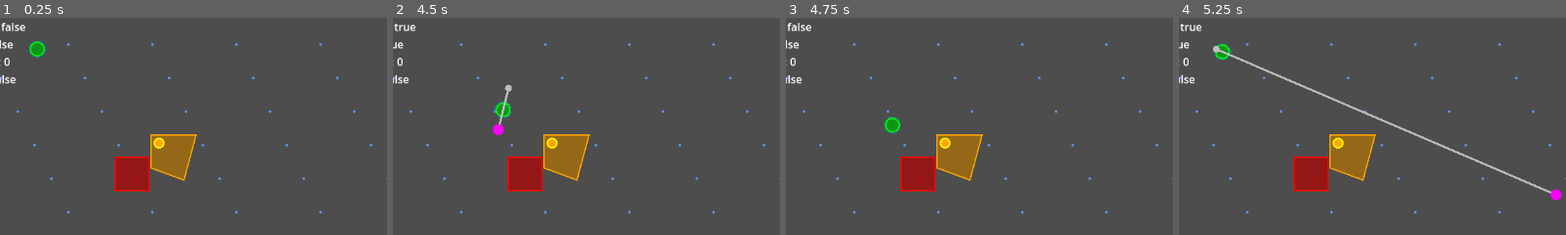
Above: before the commit, frames 1-4 (left to right).
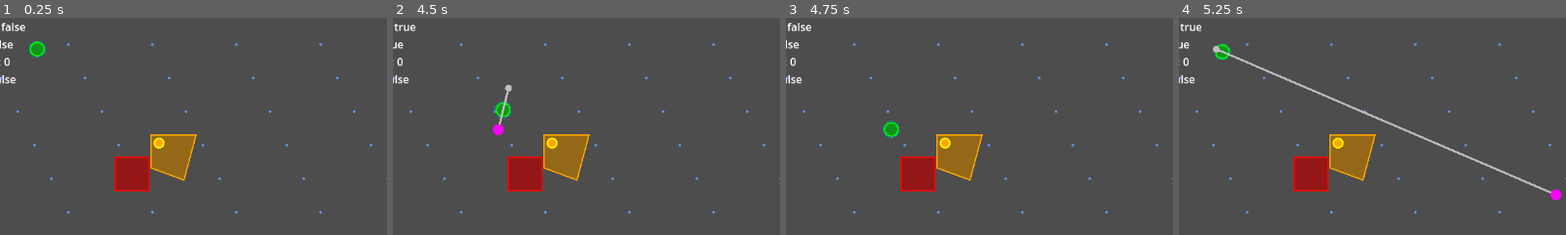
Above: after the commit, the same moments.

Repository: MeroVinggen/PF
Game: Godot game, scene res://demo/Demo.tscn
The game is run twice, just before and just after one commit, with the same random seed, the same clock (stepped at 60 frames per second) and the same inputs. The project has no main scene, so this scene is started directly.
Inputs (mouse positions are % of the whole screen's width and height, from its top left):
- Up to frame 1 (0.25 s): no input
- Up to frame 2 (4.5 s): tap Enter at 0.5, 3.5 s; move the mouse to (72, 45) at 0.52 s; tap R at 0.6, 2.1, 3.6 s; click (72, 45) at 0.67 s; drag from (30, 55) to (45, 70) at 1.27 s; move the mouse to (60, 28) at 2.02 s; click (60, 28) at 2.17 s; tap Space at 2.75, 4.25 s; drag from (45, 70) to (20, 35) at 2.77 s; move the mouse to (80, 65) at 3.52 s; click (80, 65) at 3.67 s; drag from (20, 35) to (35, 25) at 4.27 s
- Up to frame 3 (4.75 s): no input
- Up to frame 4 (5.25 s): tap Enter at 5 s; move the mouse to (55, 50) at 5.02 s; tap R at 5.1 s; click (55, 50) at 5.17 s
The pictures show only the part of the screen within x 6-56%, y 9-59%; the shares and areas given below are measured in that part.

Frames 1-2 are identical in both runs. In frame 3, 0.3% of the frame differs, in the area x 25-30%, y 45-56%; in frame 4, nothing differs.

Commit message:
fix: movehandler precision

Diff:
--- a/demo/movement_controller.gd
+++ b/demo/movement_controller.gd
@@ -8,7 +8,8 @@
 
 @export var movement_speed: float = 200.0
 @export var rotation_speed: float = 5.0
-@export var arrival_distance: float = 8.0
+# inc will cause pathfinder position shift from drawn path
+@export var arrival_distance: float = 1.0
 
 # Stuck prevention settings
 @export var stuck_threshold: float = 2.0
@@ -68,6 +69,8 @@
 
 	target_node.global_position += movement
 
+	#print("Agent pos: ", target_node.global_position, " Path point: ", current_target, " Distance: ", distance_to_target)
+
 	# Rotate towards movement direction
 	if direction.length() > 0.1:
 		var target_angle = direction.angle()
